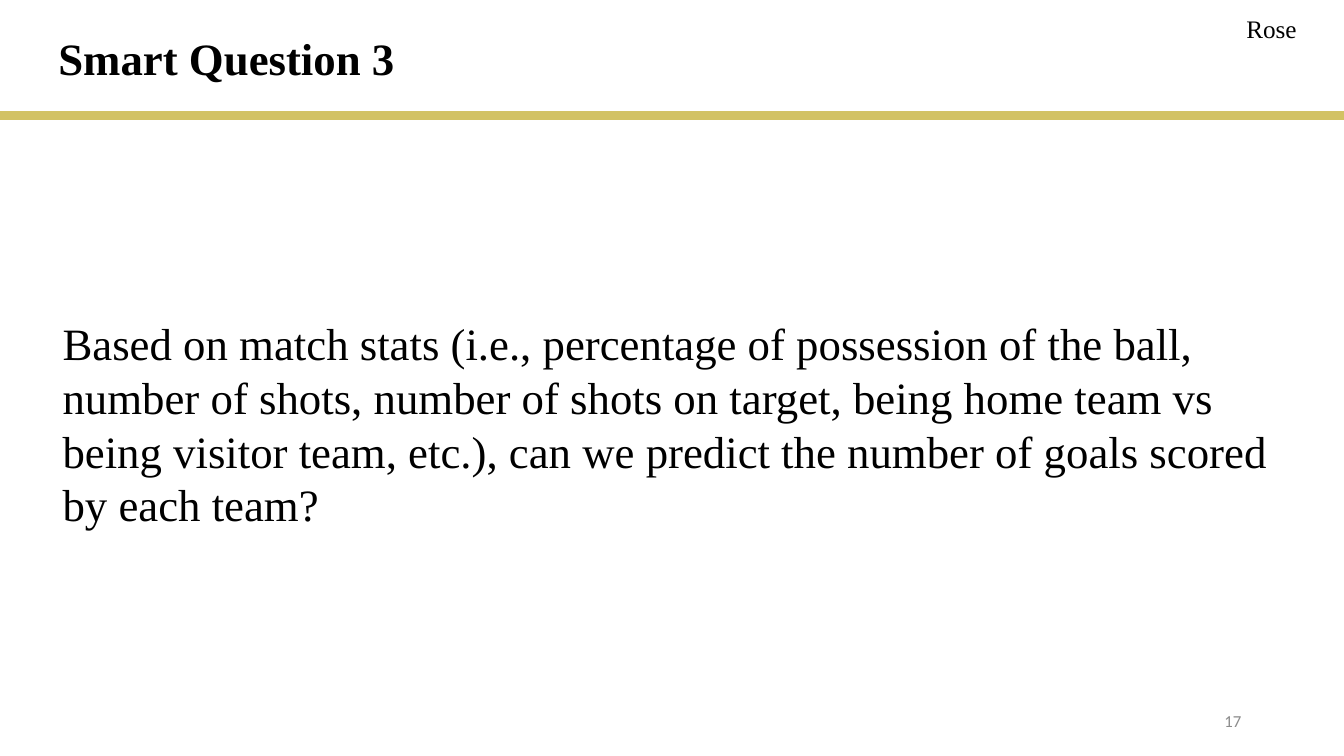
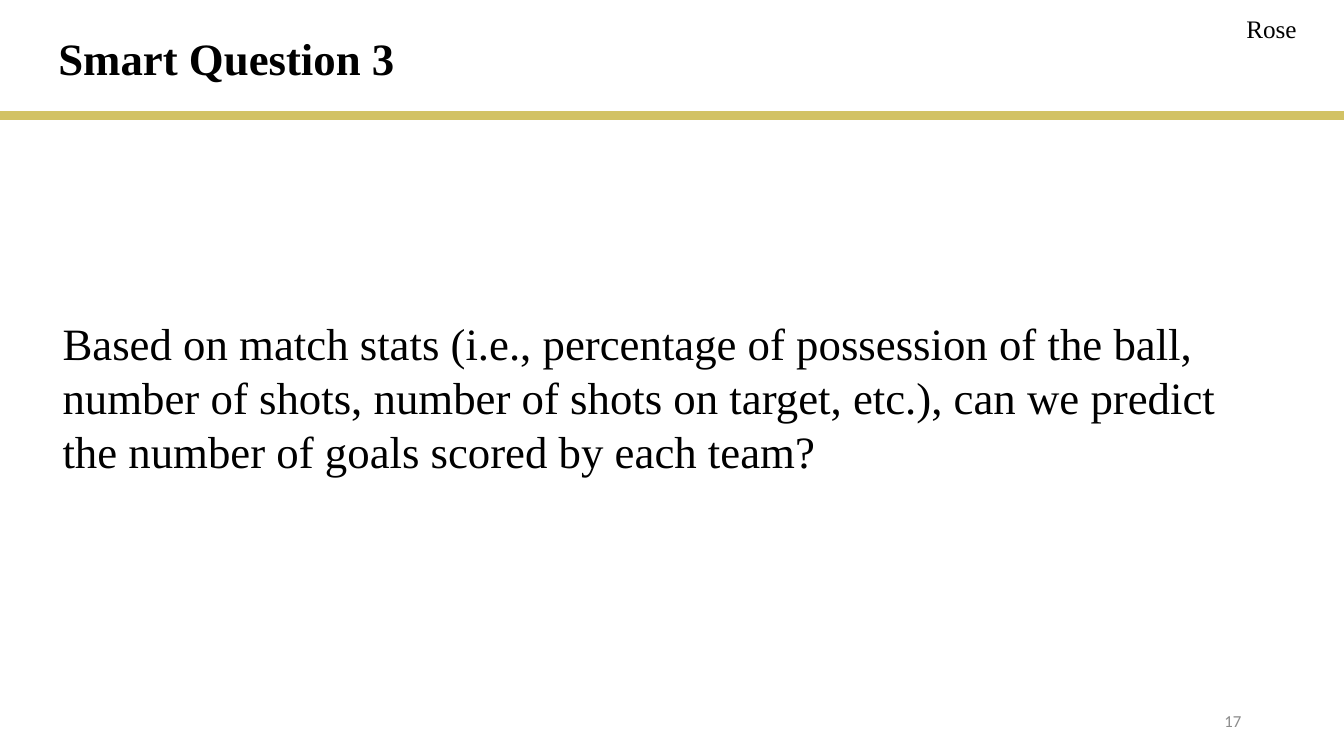
Before and after one commit to rmesina/T2_Codes-R-Us, a slide deck: slide 17 of final_project/T2_final_project.pptx. Drawn at 1344x756 pixels with LibreOffice and Linux fonts; fonts in the diff are those of the drawing. Boxes give left, top, right and bottom in pixels: in the first picture for what was removed or moved away, otherwise in the second. Text is boxed around its words. In the diff, an @@ line names an element or a change of style, - is before the commit and + after.

```diff
--- a/final_project/T2_final_project.pptx
+++ b/final_project/T2_final_project.pptx
@@ text at (63, 328, 1215, 477): text changed @@
-Based on match stats (i.e., percentage of possession of the ball, number of shots, number of shots on target, being home team vs being visitor team, etc.), can we predict the number of goals scored by each team?
+Based on match stats (i.e., percentage of possession of the ball, number of shots, number of shots on target, etc.), can we predict the number of goals scored by each team?
```
